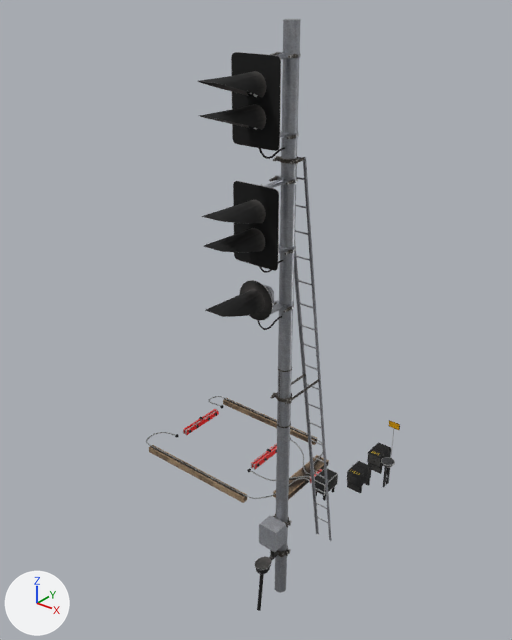
Renders of the glTF model data/models_ktx/default-objects/ab_entr.gltf from each side of a commit.
Camera for both pictures: a camera (50 mm lens) standing at (4.44, -8.04, 7.39) and looking at (-1.36, -0.79, 2.9). The axes (+X, +Y, +Z) are drawn at lower left. The lights are the same throughout. The picture after the commit comes second. Where no turn or scale is listed for an object, it has been applied to the vertices.

In view in the first picture: 'Изостык', 'Светофор 2+2+1'.
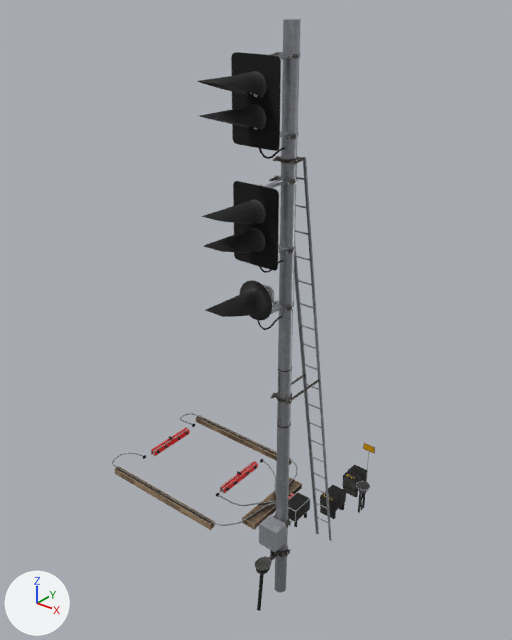
The newer file is also turned or shifted as a whole; pictures and numbers use the older file's frame.

The change in detail:
Object 'Изостык' (ob_изостык) moves from (0.0, 0.0, -0.07) to (0.0, -0.8, -0.07).

What differs and where, as boxes (x1, y1, x2, y2) in the pictures (512 x 640 px):
'Изостык', moved
    before: (146, 396, 400, 503)
    after: (112, 413, 375, 530)
